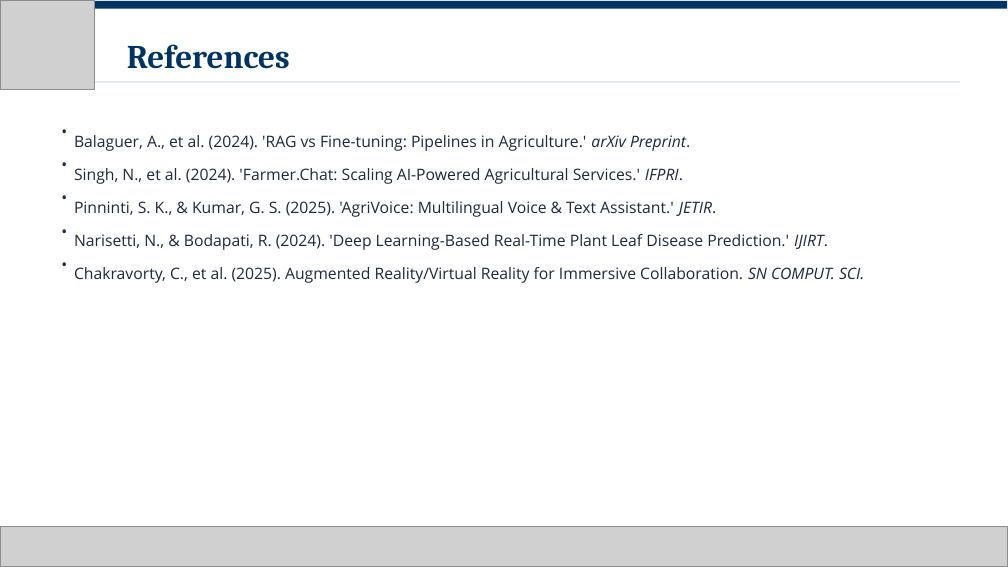
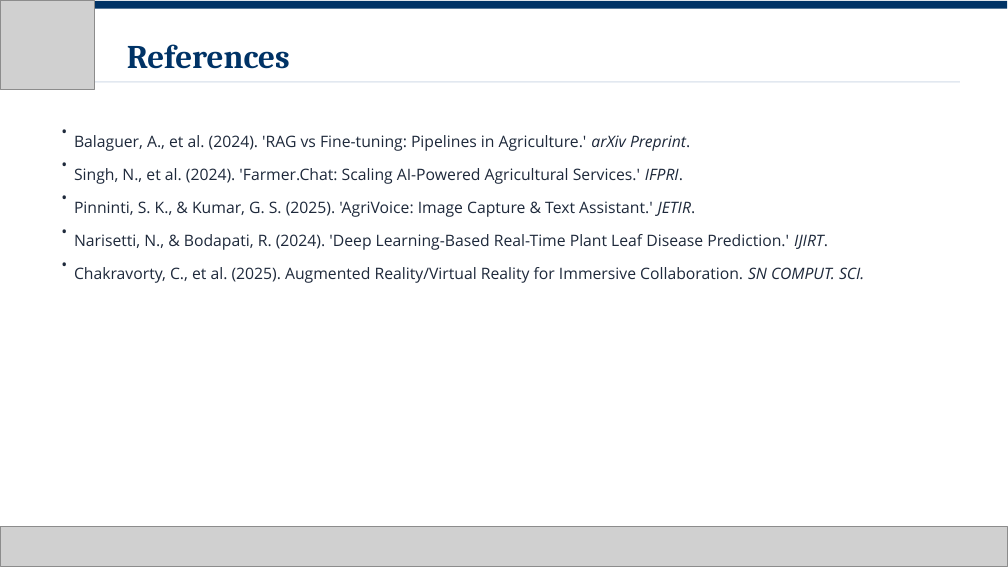
Before and after one commit to KrishnaHarish/RIT-MCA-3sem-2026, a slide deck: slide 11 of AI Agronomist - Phase I Final.pptx. Drawn at 1008x567 pixels with LibreOffice and Linux fonts; fonts in the diff are those of the drawing; grey boxes stand for pictures. Boxes give left, top, right and bottom in pixels: in the first picture for what was removed or moved away, otherwise in the second. Text is boxed around its words. In the diff, an @@ line names an element or a change of style, - is before the commit and + after.

```diff
--- a/AI Agronomist - Phase I Final.pptx
+++ b/AI Agronomist - Phase I Final.pptx
@@ text at <box>74,201,696,217</box>: text changed @@
-Pinninti, S. K., & Kumar, G. S. (2025). 'AgriVoice: Multilingual Voice & Text Assistant.' JETIR.
+Pinninti, S. K., & Kumar, G. S. (2025). 'AgriVoice: Image Capture & Text Assistant.' JETIR.
```
Also in this commit, not shown: 9 other slides changed.
